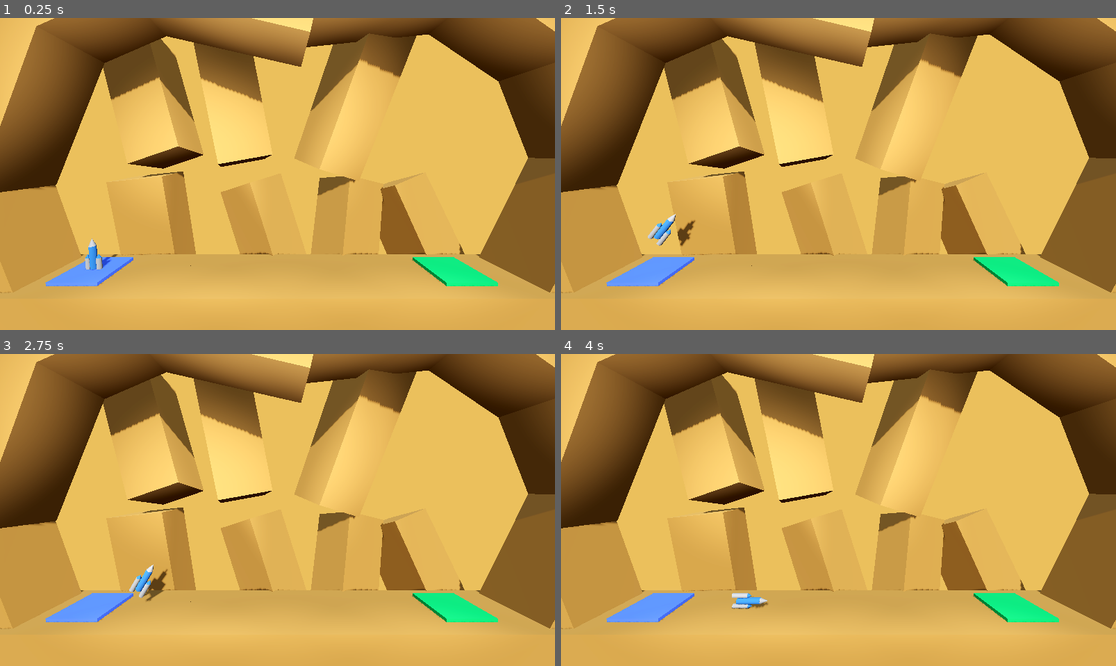
Above: before the commit, frames 1-4 (two rows, left to right).
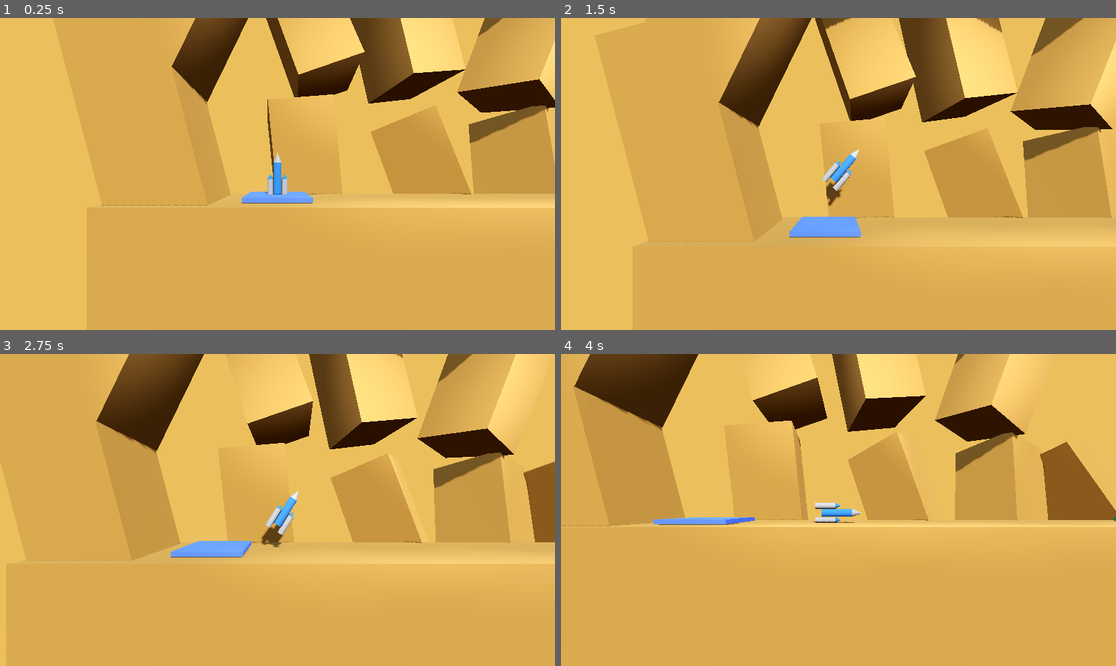
Above: after the commit, the same moments.

Repository: OutwardLightStudio/nexus
Game: Godot game, scene res://levels/level.tscn
Two runs of this game, one before a commit and one after it. Both use one fixed random seed, a clock stepped at 60 frames per second and the inputs below.
Inputs:
- Up to frame 1 (0.25 s): no input
- Up to frame 2 (1.5 s): tap Enter at 0.5 s; hold D (rotate_right) 0.53-1.28 s; hold Space (boost) 0.53-1.28 s; hold A (rotate_left) from 1.28 s (still down); tap Space (boost) at 1.35 s
- Up to frame 3 (2.75 s): release A (rotate_left) at 2.03 s; hold D (rotate_right) from 2.03 s (still down); hold Space (boost) from 2.03 s (still down)
- Up to frame 4 (4 s): release Space (boost) at 2.78 s; tap Space (boost) at 2.85 s; release D (rotate_right) at 3.53 s; hold A (rotate_left) from 3.53 s (still down); hold Space (boost) from 3.53 s (still down)

The runs differ from the first frame. In frame 1, 51% of the frame differs, in the area x 0-100%, y 0-90%; in frame 2, 53%; in frame 3, 51%; in frame 4, 46%.

Commit message:
Camera follows player

Diff:
--- /dev/null
+++ b/camera_mount.gd
@@ -0,0 +1,39 @@
+extends Node3D
+
+@onready var spring_arm: SpringArm3D = $SpringArm3D
+@onready var camera: Camera3D = $SpringArm3D/Camera3D
+
+@export var smoothing_speed: float = 2.0
+@export var initial_distance: float = 5.0
+
+func _ready() -> void:
+	set_as_top_level(true)
+
+	# Set up initial camera position with correct offset
+	var initial_pos = get_parent().global_position
+	initial_pos.z += initial_distance
+	global_position = initial_pos
+
+	# Configure spring arm
+	spring_arm.spring_length = initial_distance
+	spring_arm.margin = 0.5
+	spring_arm.collision_mask = 1
+
+	camera.global_rotation = Vector3.ZERO
+
+	# Ensure camera starts at the correct distance
+	spring_arm.position = Vector3.ZERO
+	spring_arm.rotation = Vector3.ZERO
+
+func _process(delta: float) -> void:
+	var target = get_parent().global_position
+
+	# Maintain correct Z-offset while following
+	target.z = get_parent().global_position.z + initial_distance
+
+	# Smooth position following
+	global_position = global_position.lerp(target, delta * smoothing_speed)
+
+	# Maintain orientation
+	camera.global_rotation = Vector3.ZERO
+	spring_arm.global_rotation = Vector3.ZERO
--- a/levels/level.tscn
+++ b/levels/level.tscn
@@ -28,8 +28,5 @@
 script = ExtResource("1_oculd")
 file_path = "res://levels/level_2.tscn"
 
-[node name="Camera3D" type="Camera3D" parent="."]
-transform = Transform3D(1, 0, 0, 0, 0.996195, 0.0871557, 0, -0.0871557, 0.996195, 0, 7.53, 12.73)
-
 [node name="Player" parent="." instance=ExtResource("1_fgnnu")]
 transform = Transform3D(1, 0, 0, 0, 1, 0, 0, 0, 1, -12, 1.2, 0.005)
--- a/levels/level_2.tscn
+++ b/levels/level_2.tscn
@@ -35,9 +35,6 @@
 script = ExtResource("1_u7v38")
 file_path = "res://levels/level_3.tscn"
 
-[node name="Camera3D" type="Camera3D" parent="."]
-transform = Transform3D(1, 0, 0, 0, 0.996195, 0.0871557, 0, -0.0871557, 0.996195, 0, 7.53, 12.73)
-
 [node name="Player" parent="." instance=ExtResource("2_hyudu")]
 transform = Transform3D(1, 0, 0, 0, 1, 0, 0, 0, 1, -12, 1.2, 0.005)
 
--- a/levels/level_3.tscn
+++ b/levels/level_3.tscn
@@ -27,9 +27,6 @@
 script = ExtResource("1_8o65u")
 file_path = "res://levels/level_4.tscn"
 
-[node name="Camera3D" type="Camera3D" parent="."]
-transform = Transform3D(1, 0, 0, 0, 0.996195, 0.0871557, 0, -0.0871557, 0.996195, 0, 7.53, 12.73)
-
 [node name="Player" parent="." instance=ExtResource("2_nacxr")]
 transform = Transform3D(1, 0, 0, 0, 1, 0, 0, 0, 1, -12, 1.2, 0.005)
 
--- a/levels/level_4.tscn
+++ b/levels/level_4.tscn
@@ -30,9 +30,6 @@
 script = ExtResource("1_ww52m")
 file_path = "res://levels/level.tscn"
 
-[node name="Camera3D" type="Camera3D" parent="."]
-transform = Transform3D(1, 0, 0, 0, 0.996195, 0.0871557, 0, -0.0871557, 0.996195, 0, 7.53, 12.73)
-
 [node name="Player" parent="." instance=ExtResource("2_0w0kj")]
 transform = Transform3D(1, 0, 0, 0, 1, 0, 0, 0, 1, -12, 1.2, 0.005)
 
--- a/levels/test_level.tscn
+++ b/levels/test_level.tscn
@@ -28,8 +28,5 @@
 script = ExtResource("2_cweo1")
 file_path = "res://levels/test_level.tscn"
 
-[node name="Camera3D" type="Camera3D" parent="."]
-transform = Transform3D(1, 0, 0, 0, 0.996195, 0.0871557, 0, -0.0871557, 0.996195, 0, 7.53, 12.73)
-
 [node name="Player" parent="." instance=ExtResource("3_lfap1")]
 transform = Transform3D(1, 0, 0, 0, 1, 0, 0, 0, 1, -12, 1.2, 0.005)
--- a/player.tscn
+++ b/player.tscn
@@ -1,6 +1,7 @@
-[gd_scene load_steps=9 format=3 uid="uid://brs3why3rugsi"]
+[gd_scene load_steps=10 format=3 uid="uid://brs3why3rugsi"]
 
 [ext_resource type="Script" path="res://player.gd" id="1_scd23"]
+[ext_resource type="Script" path="res://camera_mount.gd" id="3_lul7u"]
 [ext_resource type="Material" uid="uid://yq2ywrvw8k7y" path="res://materials/ship_blue.tres" id="8_5sakl"]
 
 [sub_resource type="CylinderMesh" id="CylinderMesh_6iyt0"]
@@ -78,4 +79,13 @@
 transform = Transform3D(1, 0, 0, 0, 1, 0, 0, 0, 1, 0, 0.62, 0)
 mesh = SubResource("CylinderMesh_ak0p8")
 
+[node name="CameraMount" type="Node3D" parent="."]
+script = ExtResource("3_lul7u")
+smoothing_speed = 5.0
+
+[node name="SpringArm3D" type="SpringArm3D" parent="CameraMount"]
+
+[node name="Camera3D" type="Camera3D" parent="CameraMount/SpringArm3D"]
+transform = Transform3D(1, 0, 0, 0, 0.996195, 0.0871557, 0, -0.0871557, 0.996195, 0, 7.53, 12.73)
+
 [connection signal="body_entered" from="." to="." method="_on_body_entered"]
